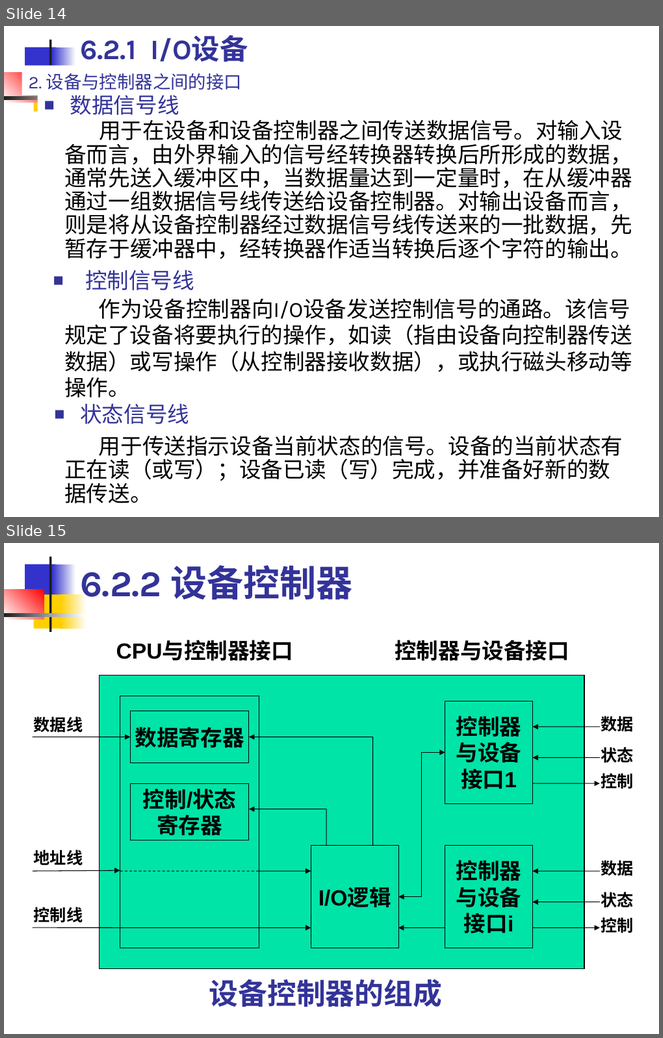
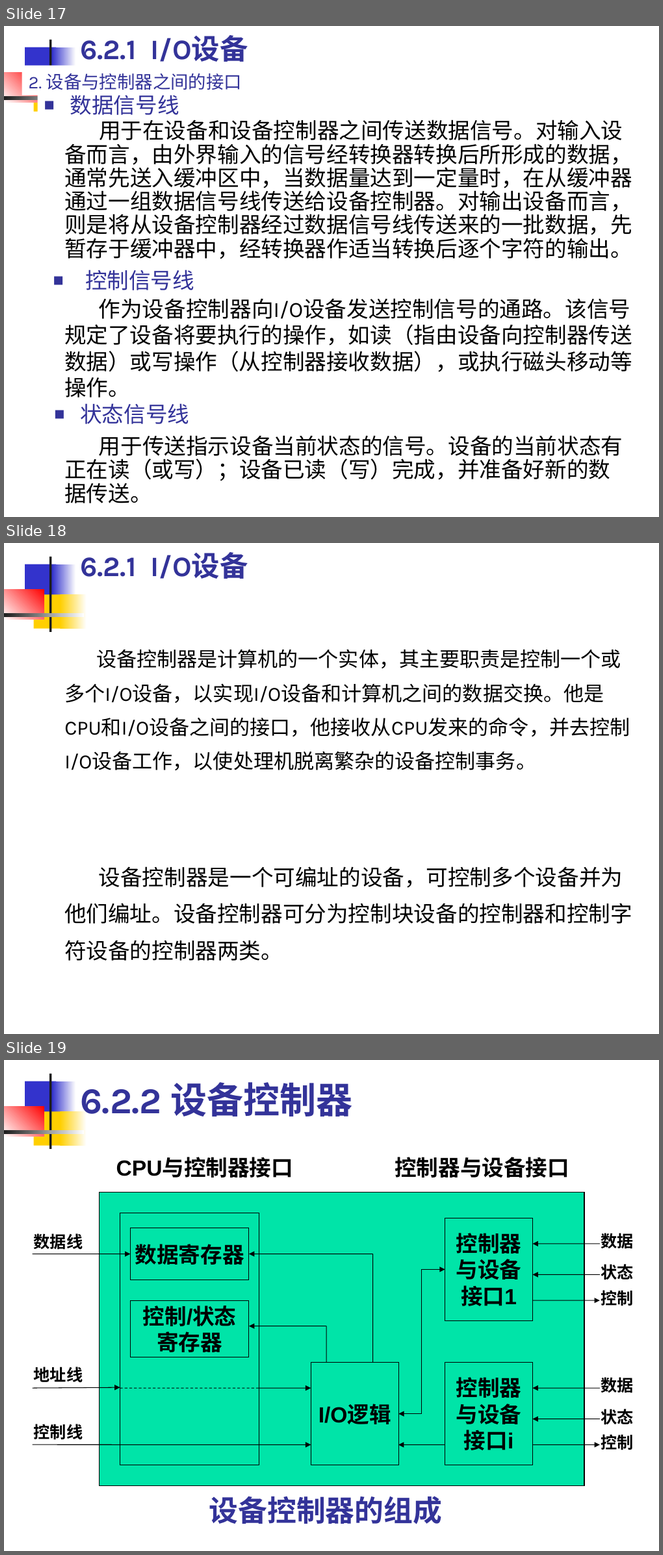
Before and after one commit to edu2act/course-OS, a slide deck: materials/slides/OS_Chap 6.ppt. Shown one above the other, each under a label of ours: slides 14 and 15 before the commit, slides 17, 18 and 19 after it. The pictures are 663x1038 and 663x1555 pixels, drawn with LibreOffice and Linux fonts; fonts in the diff are those of the drawing. Boxes give left, top, right and bottom in pixels: in the first picture for what was removed or moved away, otherwise in the second. Text is boxed around its words. In the diff, an @@ line names an element or a change of style, - is before the commit and + after.

```diff
--- a/materials/slides/OS_Chap 6.ppt
+++ b/materials/slides/OS_Chap 6.ppt
@@ slide 18 added at bbox=[4, 543, 659, 1034], background #FFFFFF; not listed: 7 template elements that a slide beside it also shows @@
@@ text added at bbox=[80, 552, 248, 579], 31 pt, text #333399, bold @@
+6.2.1 I/O设备
@@ text added at bbox=[64, 649, 630, 771], 22.2 pt, text #000000 @@
+设备控制器是计算机的一个实体，其主要职责是控制一个或多个I/O设备，以实现I/O设备和计算机之间的数据交换。他是CPU和I/O设备之间的接口，他接收从CPU发来的命令，并去控制I/O设备工作，以使处理机脱离繁杂的设备控制事务。
@@ text added at bbox=[64, 867, 633, 961], 24 pt, text #000000 @@
+设备控制器是一个可编址的设备，可控制多个设备并为他们编址。设备控制器可分为控制块设备的控制器和控制字符设备的控制器两类。
@@ what was slide 14 is now slide 17 @@
@@ what was slide 15 is now slide 19 @@
```
Also in this commit, not shown: 1 slide changed, 3 other slides added, 3 other files.
